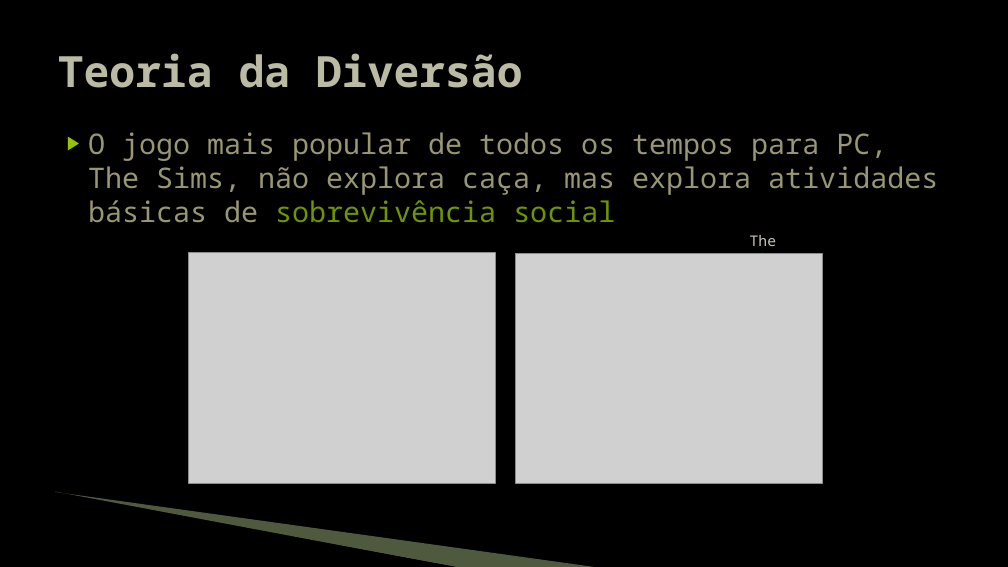
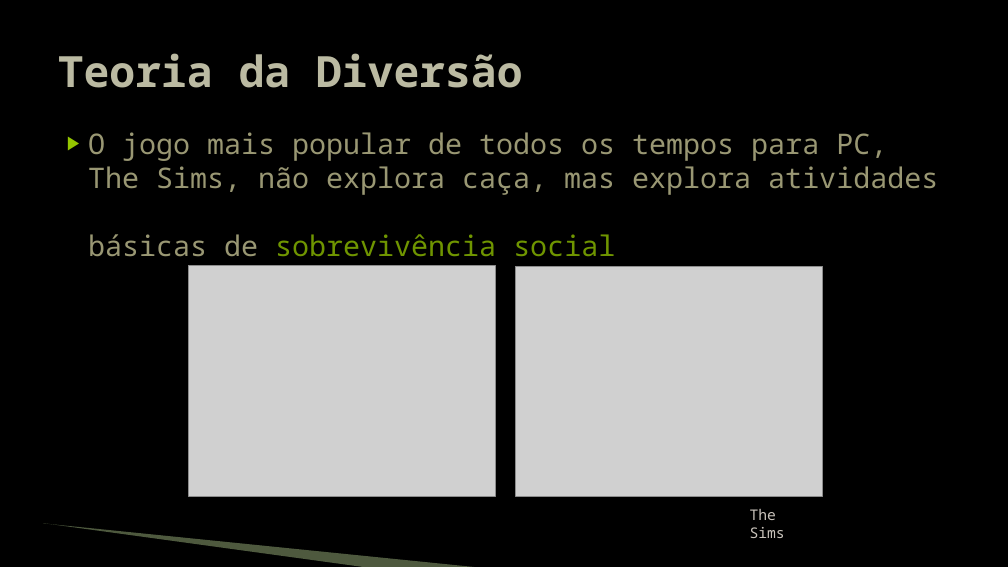
Before and after one commit to JudsonSS/Jogos, a slide deck: slide 12 of Slides/00. Introdução.pptx. Drawn at 1008x567 pixels with LibreOffice and Linux fonts; fonts in the diff are those of the drawing; grey boxes stand for pictures; background and template pictures are left out. Boxes give left, top, right and bottom in pixels: in the first picture for what was removed or moved away, otherwise in the second. Text is boxed around its words. In the diff, an @@ line names an element or a change of style, - is before the commit and + after.

```diff
--- a/Slides/00. Introdução.pptx
+++ b/Slides/00. Introdução.pptx
@@ text "O jogo mais popular de ..." rewrapped from [88,132,938,222] to [88,132,938,256] @@
@@ picture: place and size @@
-picture at [188,253,495,483]
+picture at [188,265,495,496]
@@ picture: place and size @@
-picture at [516,254,823,484]
+picture at [516,267,823,497]
@@ freeform shape removed at [54,494,461,567] @@
@@ text "The Sims" rewrapped from [750,235,785,254] to [750,509,785,538] @@
@@ freeform shape: place and size @@
-freeform shape at [55,492,600,567]
+freeform shape at [43,523,474,567]
```
Also in this commit, not shown: 32 other slides changed, 1 other file.
